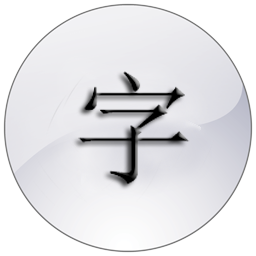
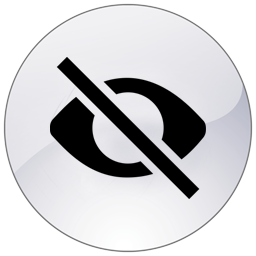
Revision of a layered 256px x 256px image; what changed, layer by layer:
added layer "图层 8" above "图层 6" over bbox(50, 57, 206, 199)
hid "图层 5" over bbox(78, 71, 190, 185)
